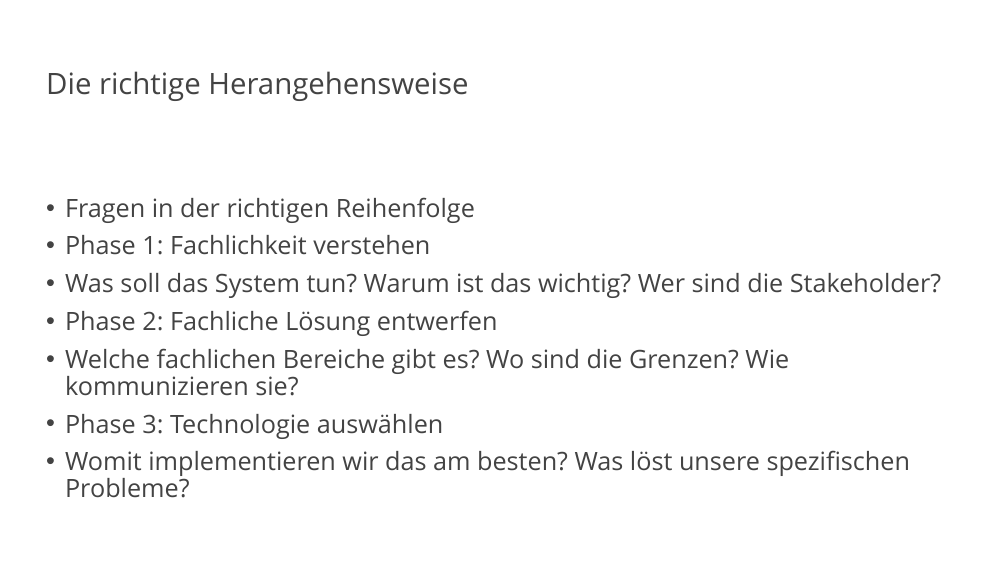
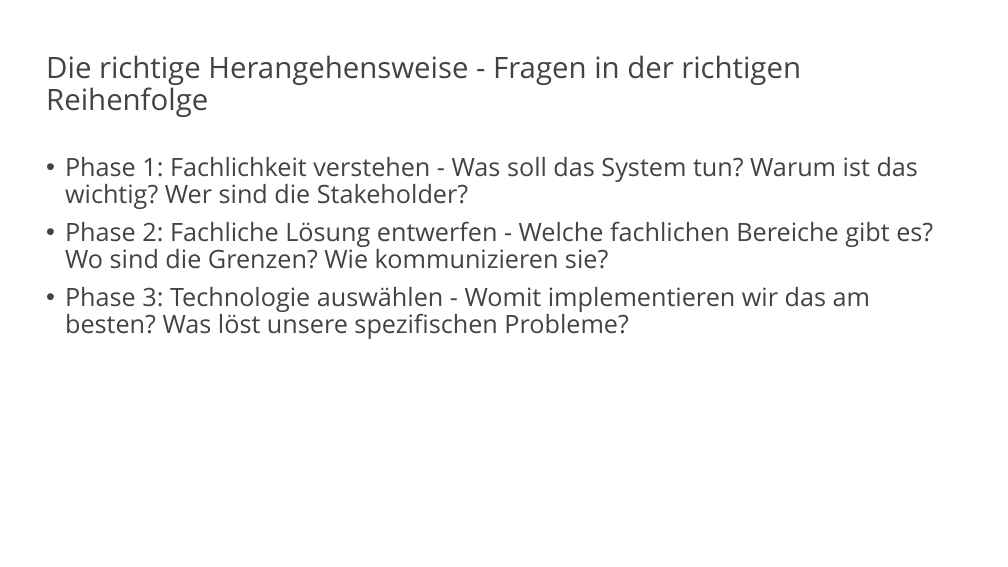
Before and after one commit to vanillacore-net/september-2025-telekom-training, a slide deck: slide 24 of presentations/powerpoint/intro-presentation.pptx (slide 20 before the commit). Drawn at 1008x567 pixels with LibreOffice and Linux fonts; fonts in the diff are those of the drawing; background and template pictures are left out. Boxes give left, top, right and bottom in pixels: in the first picture for what was removed or moved away, otherwise in the second. Text is boxed around its words. In the diff, an @@ line names an element or a change of style, - is before the commit and + after.

```diff
--- a/presentations/powerpoint/intro-presentation.pptx
+++ b/presentations/powerpoint/intro-presentation.pptx
@@ title at (x1=46, y1=55, x2=801, y2=117): text changed @@
-Die richtige Herangehensweise
+Die richtige Herangehensweise - Fragen in der richtigen Reihenfolge
@@ text at (x1=65, y1=157, x2=933, y2=339): text changed @@
-• Fragen in der richtigen Reihenfolge
-• Phase 1: Fachlichkeit verstehen
-• Was soll das System tun? Warum ist das wichtig? Wer sind die Stakeholder?
-• Phase 2: Fachliche Lösung entwerfen
-• Welche fachlichen Bereiche gibt es? Wo sind die Grenzen? Wie kommunizieren sie?
-• Phase 3: Technologie auswählen
-• Womit implementieren wir das am besten? Was löst unsere spezifischen Probleme?
+• Phase 1: Fachlichkeit verstehen - Was soll das System tun? Warum ist das wichtig? Wer sind die Stakeholder?
+• Phase 2: Fachliche Lösung entwerfen - Welche fachlichen Bereiche gibt es? Wo sind die Grenzen? Wie kommunizieren sie?
+• Phase 3: Technologie auswählen - Womit implementieren wir das am besten? Was löst unsere spezifischen Probleme?
```
Also in this commit, not shown: 27 other slides changed, 6 slides added, 1 slide removed, 11 other files.
